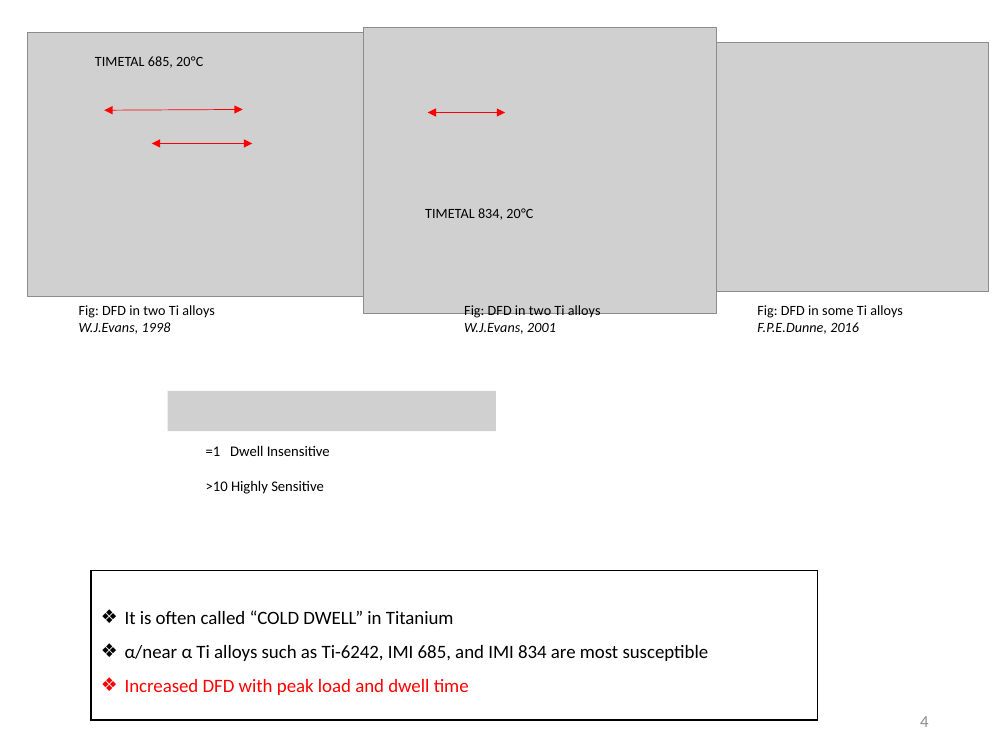
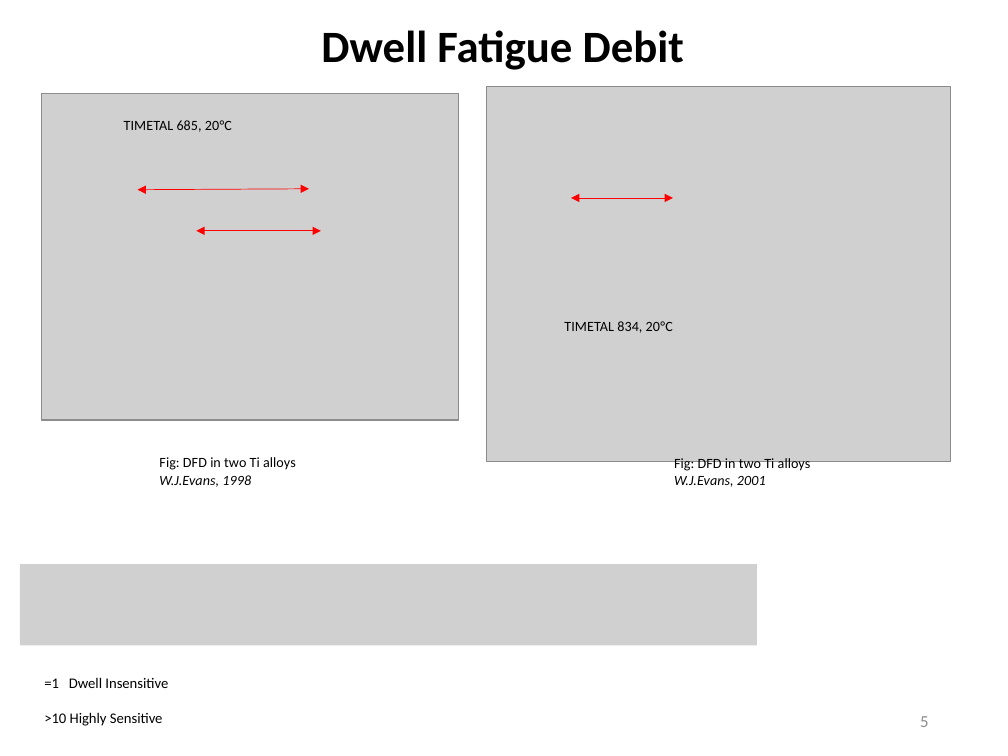
Before and after one commit to Sharanc25/Elements, a slide deck: slide 5 of Thesis/Comprehensive Exam/References/yazar.pptx (slide 4 before the commit). Drawn at 1008x756 pixels with LibreOffice and Linux fonts; fonts in the diff are those of the drawing; grey boxes stand for pictures; background and template pictures are left out. Boxes give left, top, right and bottom in pixels: in the first picture for what was removed or moved away, otherwise in the second. Text is boxed around its words. In the diff, an @@ line names an element or a change of style, - is before the commit and + after.

Commit message:
/ ‘Thesis/Comprehensive Exam/References/yazar.pptx’

```diff
--- a/Thesis/Comprehensive Exam/References/yazar.pptx
+++ b/Thesis/Comprehensive Exam/References/yazar.pptx
@@ text added at (x1=321, y1=30, x2=684, y2=70), 32 pt, text #000000, bold @@
+Dwell Fatigue Debit
@@ picture removed at (x1=696, y1=42, x2=988, y2=292) @@
@@ picture resized from (x1=364, y1=28, x2=717, y2=313) to (x1=487, y1=87, x2=951, y2=462) @@
@@ picture resized from (x1=27, y1=32, x2=364, y2=296) to (x1=42, y1=93, x2=460, y2=419) @@
@@ text "TIMETAL 685, 20°C" moved from (x1=95, y1=56, x2=203, y2=68) to (x1=124, y1=120, x2=232, y2=132) @@
@@ double arrow moved from (104, 110) - (243, 110) to (137, 190) - (309, 188) @@
@@ double arrow moved from (427, 113) - (505, 113) to (571, 198) - (673, 198) @@
@@ double arrow moved from (151, 143) - (252, 143) to (197, 231) - (321, 231) @@
@@ text "TIMETAL 834, 20°C" moved from (x1=425, y1=208, x2=533, y2=220) to (x1=564, y1=321, x2=673, y2=333) @@
@@ text removed at (x1=757, y1=305, x2=903, y2=334) @@
-Fig: DFD in some Ti alloys
-F.P.E.Dunne, 2016
@@ picture removed at (x1=167, y1=391, x2=496, y2=431) @@
@@ text "Fig: DFD in two Ti ..." moved from (x1=79, y1=305, x2=215, y2=334) to (x1=159, y1=457, x2=296, y2=487) @@
@@ text "Fig: DFD in two Ti ..." moved from (x1=464, y1=305, x2=601, y2=334) to (x1=674, y1=458, x2=811, y2=487) @@
@@ picture added at (x1=20, y1=564, x2=757, y2=646) @@
@@ rectangle removed at (x1=91, y1=571, x2=817, y2=721) @@
-❖ It is often called “COLD DWELL” in Titanium
-❖ α/near α Ti alloys such as Ti-6242, IMI 685, and IMI 834 are most susceptible
-❖ Increased DFD with peak load and dwell time
@@ text "=1 Dwell Insensitive" moved from (x1=206, y1=445, x2=330, y2=494) to (x1=44, y1=677, x2=168, y2=726) @@
@@ page number at (x1=920, y1=716, x2=928, y2=727): text changed @@
-4
+5
```
Also in this commit, not shown: 1 slide added, 1 slide removed.
